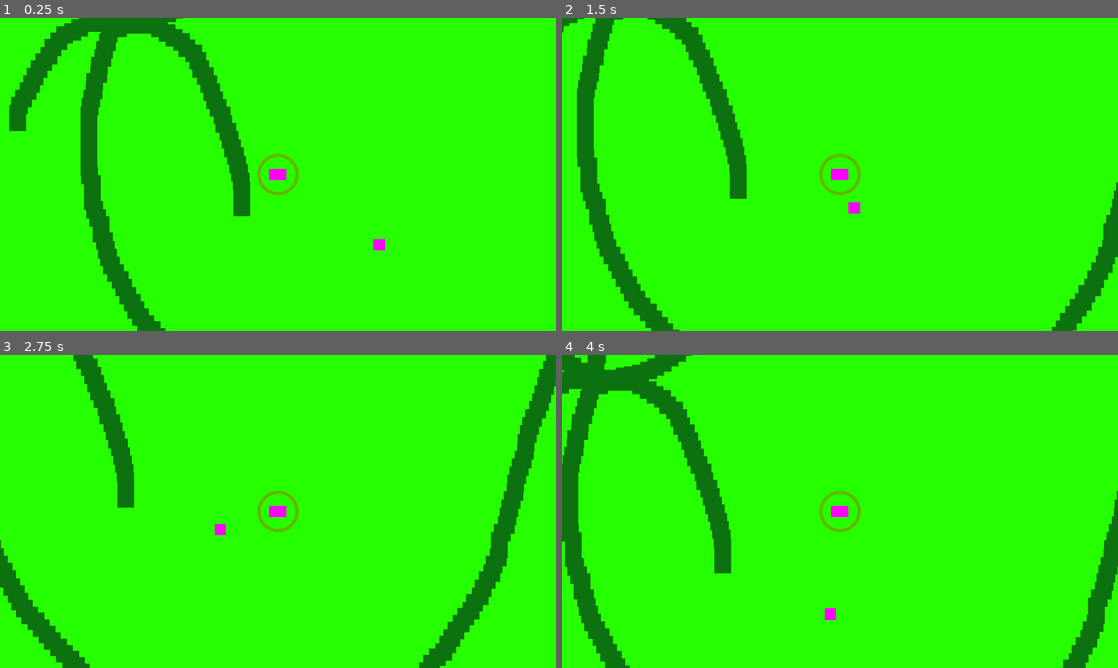
Above: before the commit, frames 1-4 (two rows, left to right).
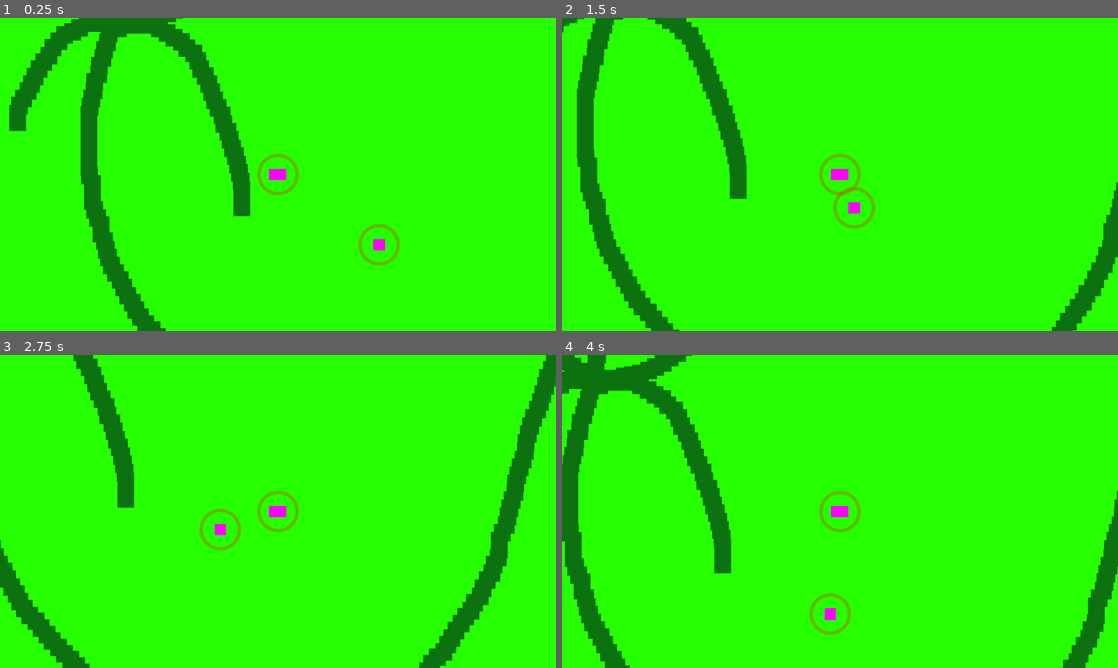
Above: after the commit, the same moments.

Repository: Enneagon/GodotGameJam2024
Game: Godot game, scene res://Scenes/game.tscn
The game is run twice, just before and just after one commit, with the same random seed, the same clock (stepped at 60 frames per second) and the same inputs.
Inputs:
- Up to frame 1 (0.25 s): no input
- Up to frame 2 (1.5 s): hold D (move_right) 0.53-1.28 s; hold Down (move_down) from 1.28 s (still down)
- Up to frame 3 (2.75 s): release Down (move_down) at 2.03 s; hold D (move_right) from 2.03 s (still down)
- Up to frame 4 (4 s): release D (move_right) at 2.78 s; hold W (move_up) 2.78-3.53 s; hold A (move_left) from 3.53 s (still down)

The runs differ from the first frame. In frame 1, 0.3% of the frame differs, in the area x 64-72%, y 65-80%; in frame 2, 0.3%; in frame 3, 0.3%; in frame 4, 0.3%.

Commit message:
Enemy Attack Setup

Diff:
--- a/Scenes/enemy.tscn
+++ b/Scenes/enemy.tscn
@@ -41,4 +41,6 @@
 wait_time = 3.0
 autostart = true
 
+[node name="AttackTimer" type="Timer" parent="."]
+
 [connection signal="timeout" from="DirectionTimer" to="." method="_on_direction_timer_timeout"]
--- a/Scripts/GlobalVars.gd
+++ b/Scripts/GlobalVars.gd
@@ -1,8 +1,9 @@
 extends Node
 
 #Player Variables
-var playerSize = 1.0
+var playerSize = 1
 var playerSpeed = 150.0
 var playerAccel = 5.0
 var playerStrength = 1.0
 var playerAttackRange = 1.0
+var playerHP = 5.0
--- a/Scripts/enemy.gd
+++ b/Scripts/enemy.gd
@@ -1,8 +1,9 @@
 extends CharacterBody2D
 
-@export var enemySize = 1.0
+@export var enemySize = 1
 var enemySpeed = 20.0
-var enemyHP = 3
+var enemyStrength = 1.0
+var enemyHP = 3.0
 var randomDir = Vector2.ZERO
 
 func _ready():
@@ -10,7 +11,7 @@
 	# ::: This will prevent this enemy from being able to attack other enemies.
 	# ToDo: Modify the hurtbox code so that it checks when a body enters it whether or not the entering body is
 	# smaller or larger than the hurtbox owner, then do logic accordingly.
-	if enemySize <= GlobalVars.playerSize:
+	if enemySize < GlobalVars.playerSize:
 		$Hurtbox.queue_free()
 	_on_direction_timer_timeout()
 
